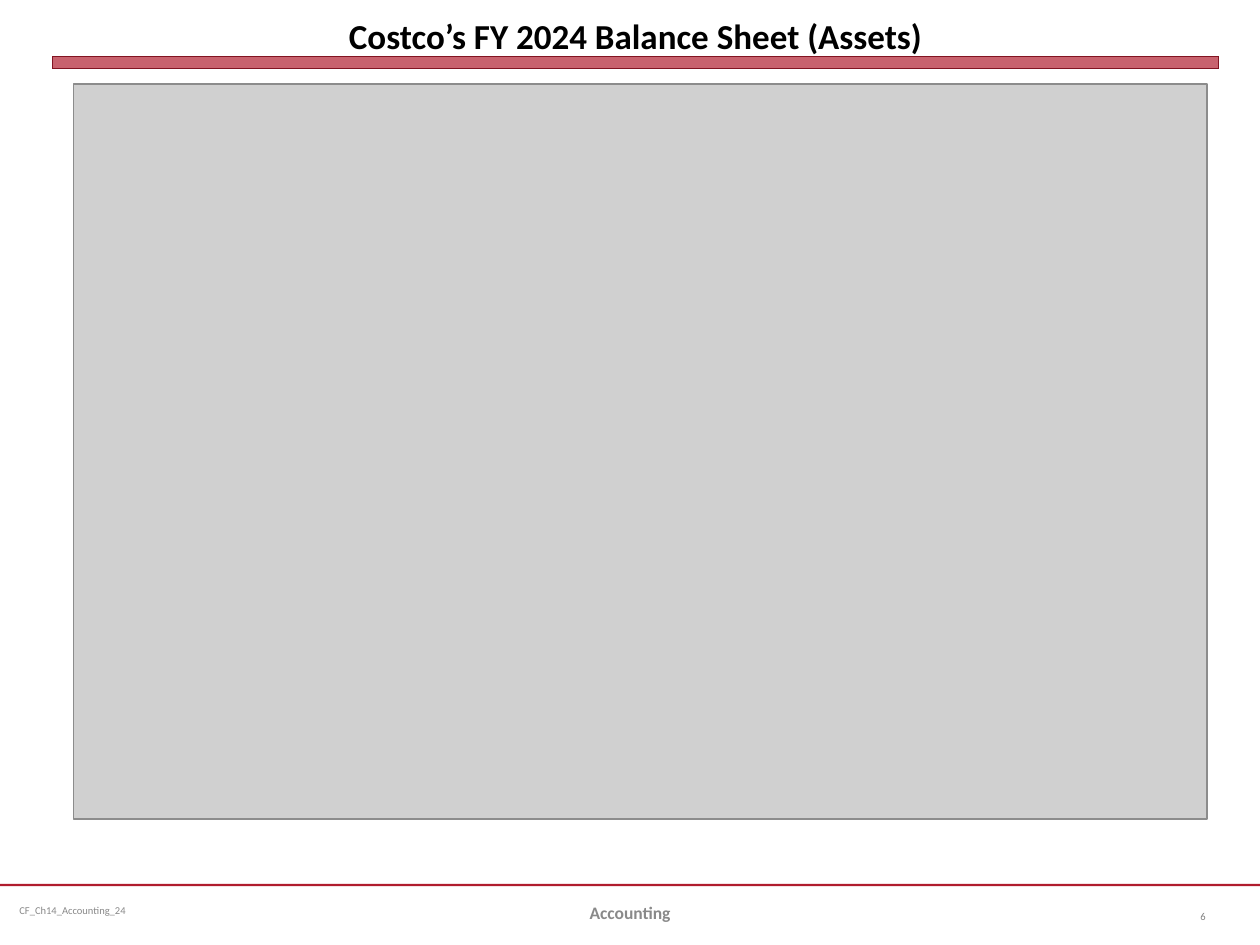
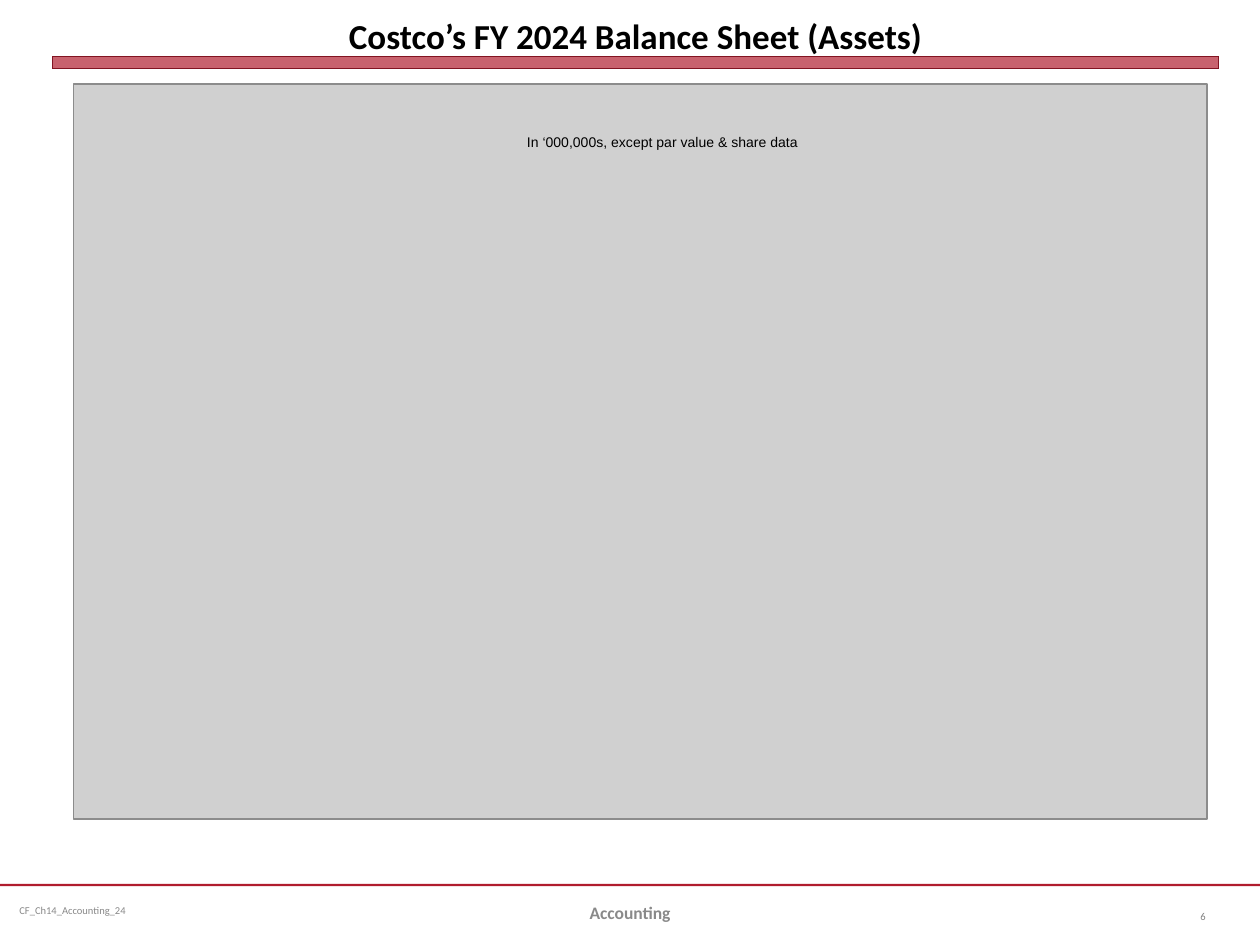
Before and after one commit to jmc877/Corporate-Finance, a slide deck: slide 6 of slides/CF_Ch14_Accounting_24.pptx. Drawn at 1260x945 pixels with LibreOffice and Linux fonts; fonts in the diff are those of the drawing; grey boxes stand for pictures. Boxes give left, top, right and bottom in pixels: in the first picture for what was removed or moved away, otherwise in the second. Text is boxed around its words. In the diff, an @@ line names an element or a change of style, - is before the commit and + after.

```diff
--- a/slides/CF_Ch14_Accounting_24.pptx
+++ b/slides/CF_Ch14_Accounting_24.pptx
@@ text added at box(527, 137, 797, 150), 8 pt, text #000000 @@
+In ‘000,000s, except par value & share data
```
Also in this commit, not shown: 9 other slides changed, 7 other files.
